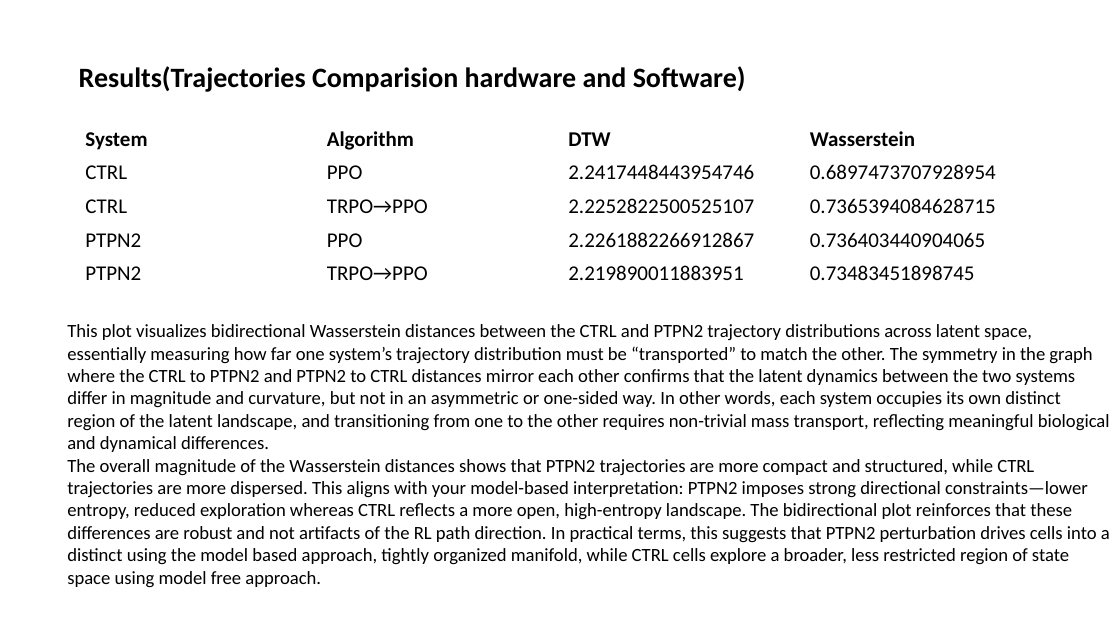
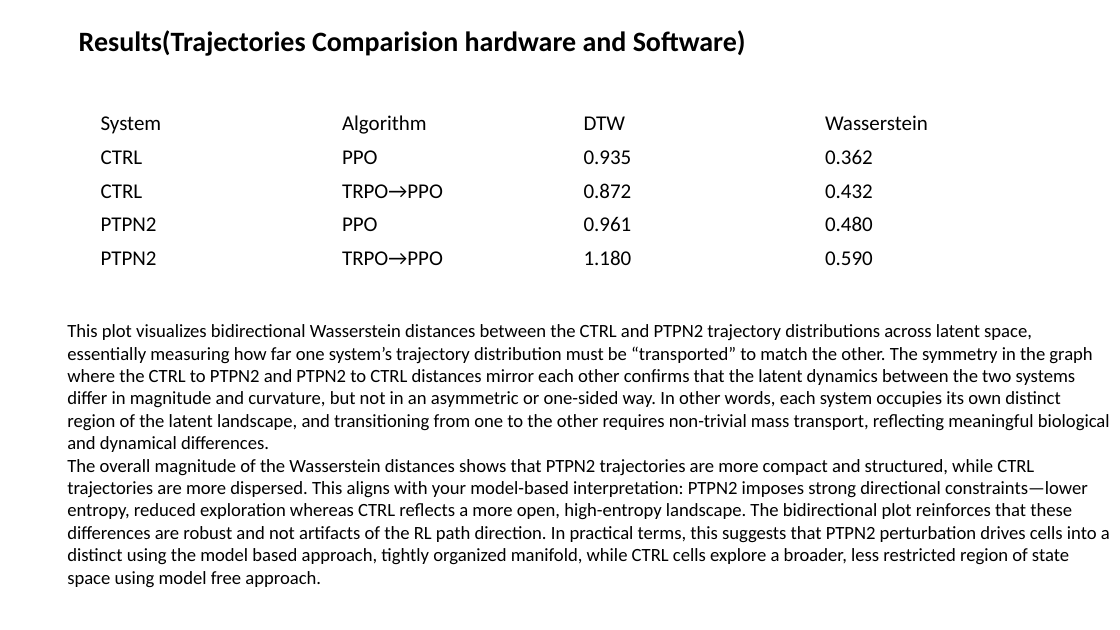
Before and after one commit to boabangf/GNN_RL_gene_trajectory_perturbation, a slide deck: slide 17 of ppt slides for omic codeathon (1) (1).pptx. Drawn at 1120x630 pixels with LibreOffice and Linux fonts; fonts in the diff are those of the drawing. Boxes give left, top, right and bottom in pixels: in the first picture for what was removed or moved away, otherwise in the second. Text is boxed around its words. In the diff, an @@ line names an element or a change of style, - is before the commit and + after.

```diff
--- a/ppt slides for omic codeathon (1) (1).pptx
+++ b/ppt slides for omic codeathon (1) (1).pptx
@@ title "Results(Trajectories Comparision hardware and Software)": place and size @@
-title "Results(Trajectories Comparision hardware and Software)" at (79, 66, 746, 92)
+title "Results(Trajectories Comparision hardware and Software)" at (79, 30, 746, 56)
@@ table at (92, 107, 1060, 275) @@
-row 2, column 3: 2.2417448443954746
+row 2, column 3: 0.935
-row 2, column 4: 0.6897473707928954
+row 2, column 4: 0.362
-row 3, column 3: 2.2252822500525107
+row 3, column 3: 0.872
-row 3, column 4: 0.7365394084628715
+row 3, column 4: 0.432
-row 4, column 3: 2.2261882266912867
+row 4, column 3: 0.961
-row 4, column 4: 0.736403440904065
+row 4, column 4: 0.480
-row 5, column 3: 2.219890011883951
+row 5, column 3: 1.180
-row 5, column 4: 0.73483451898745
+row 5, column 4: 0.590
@@ bold off in "System", "Algorithm", "DTW", "Wasserstein" @@
@@ table: place and size @@
-table at (77, 122, 1045, 290)
+table at (92, 107, 1060, 275)
```
Also in this commit, not shown: 6 other slides changed.
